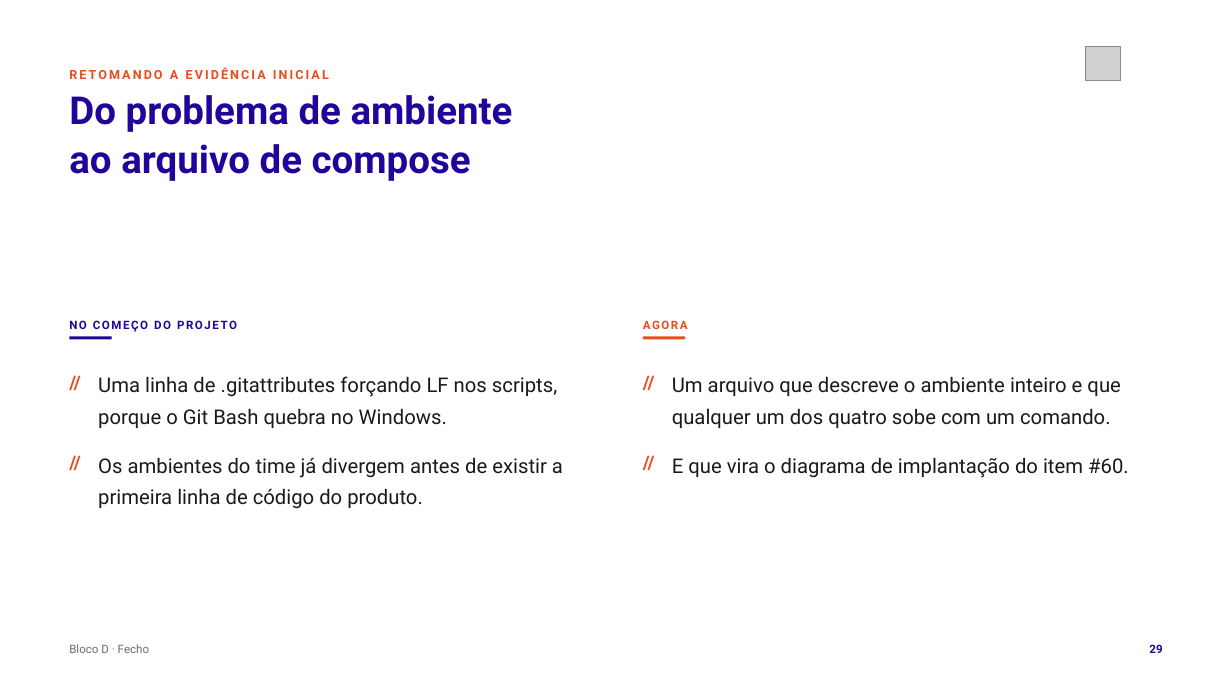
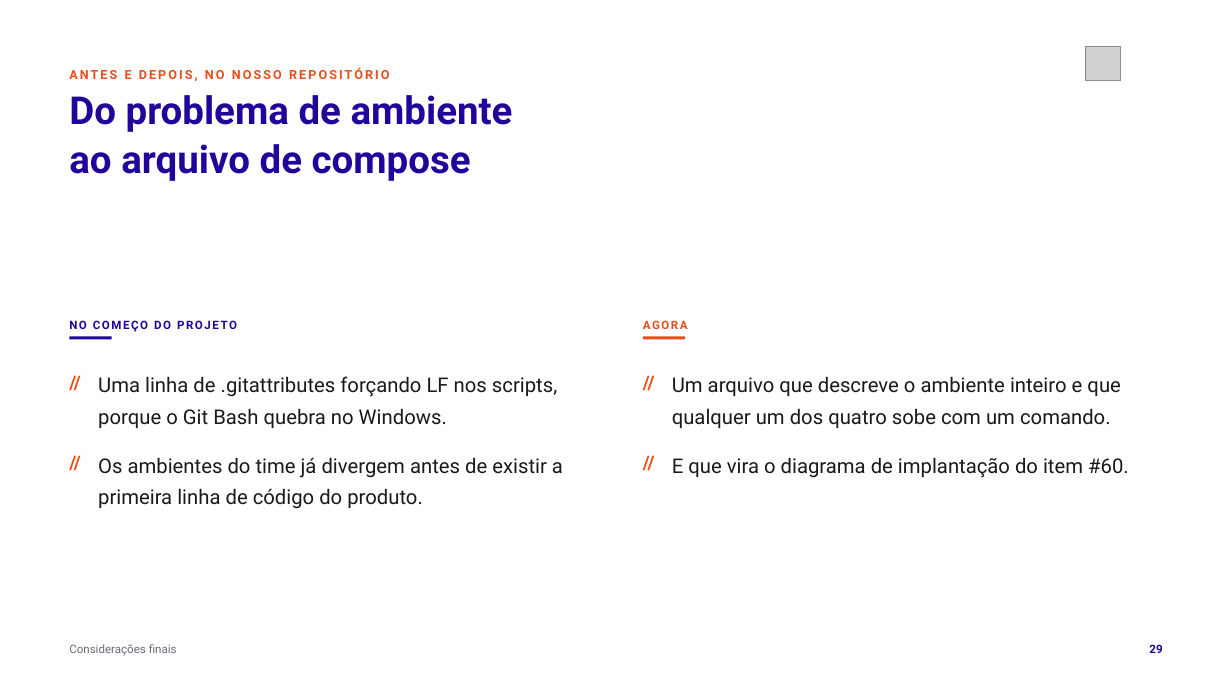
Before and after one commit to tcpassos/invite-app, a slide deck: slide 29 of trabalhos/T1-Docker-Invite-People.pptx. Drawn at 1232x693 pixels with LibreOffice and Linux fonts; fonts in the diff are those of the drawing; grey boxes stand for pictures. Boxes give left, top, right and bottom in pixels: in the first picture for what was removed or moved away, otherwise in the second. Text is boxed around its words. In the diff, an @@ line names an element or a change of style, - is before the commit and + after.

Commit message:
docs: unifica os rotulos de secao do deck do T1 e corrige a retomada falsa no fecho

```diff
--- a/trabalhos/T1-Docker-Invite-People.pptx
+++ b/trabalhos/T1-Docker-Invite-People.pptx
@@ text at <box>69,67,389,81</box>: text changed @@
-RETOMANDO A EVIDÊNCIA INICIAL
+ANTES E DEPOIS, NO NOSSO REPOSITÓRIO
@@ text at <box>69,644,177,656</box>: text changed @@
-Bloco D · Fecho
+Considerações finais
```
Also in this commit, not shown: 29 other slides changed, 33 other files.
